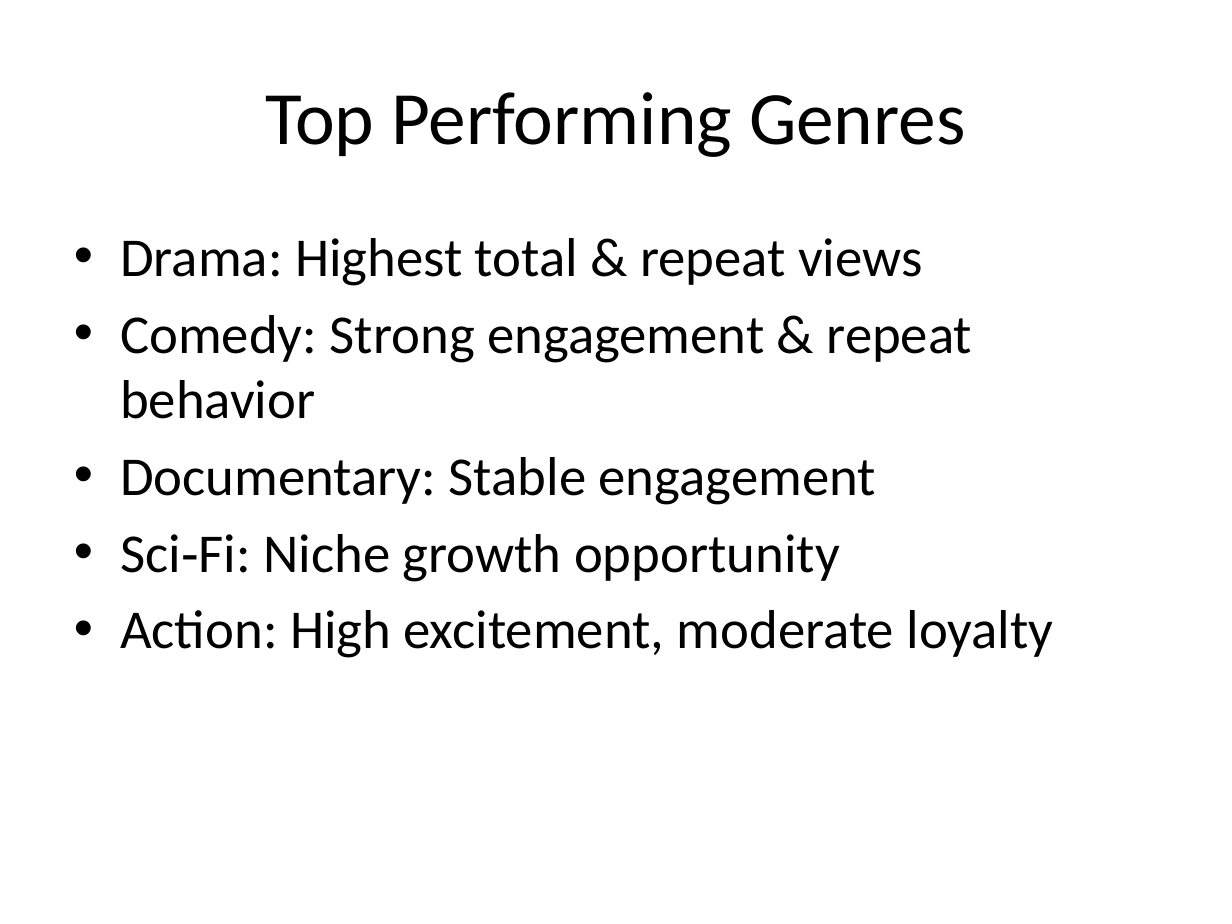
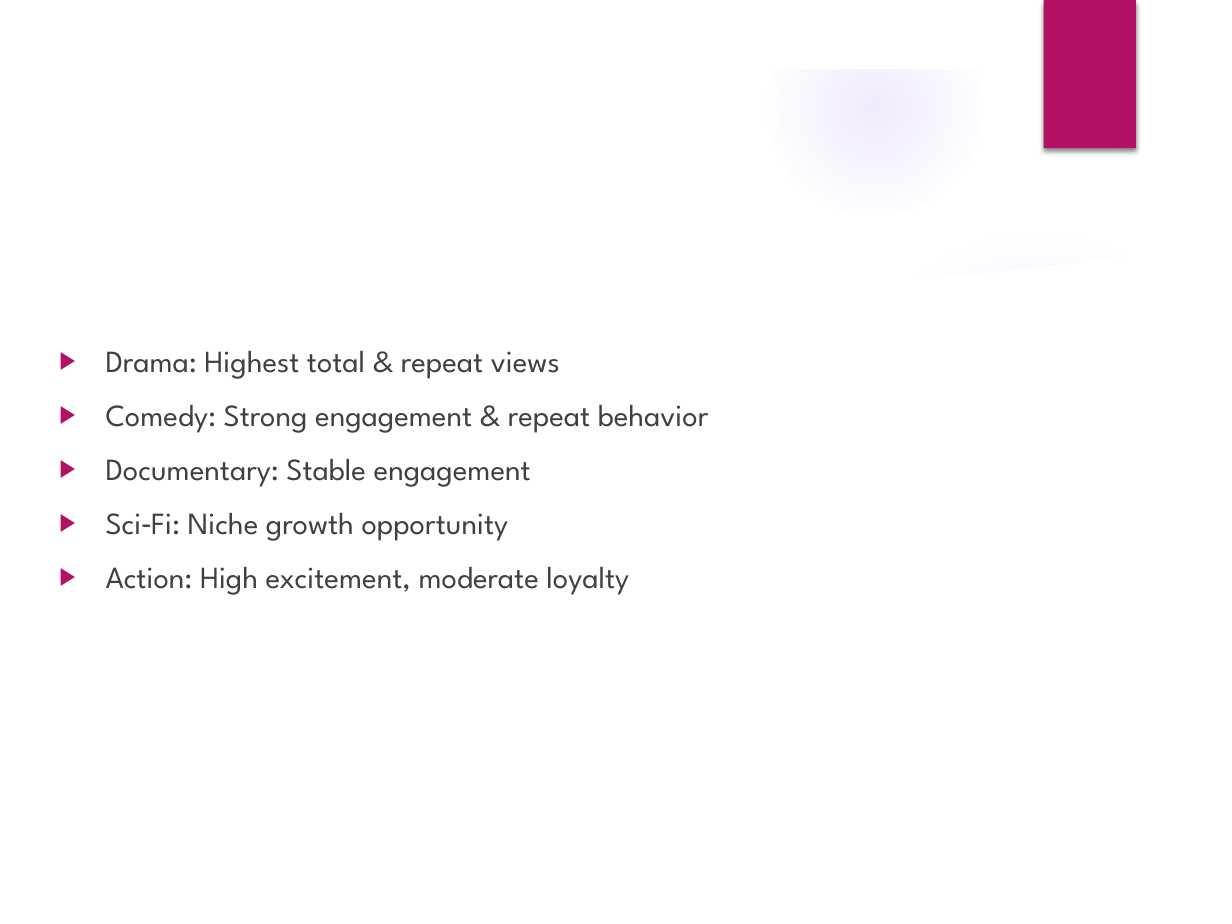
Before and after one commit to cwalton133/utilizing-viewers-engagement-for-strategic-content-investment-media-entertainment, a slide deck: slide 3 of slides/StreamWave_CSuite_Content_Strategy.pptx. Drawn at 1232x924 pixels with LibreOffice and Linux fonts; fonts in the diff are those of the drawing; background and template pictures are left out. Boxes give left, top, right and bottom in pixels: in the first picture for what was removed or moved away, otherwise in the second. Text is boxed around its words. In the diff, an @@ line names an element or a change of style, - is before the commit and + after.

```diff
--- a/slides/StreamWave_CSuite_Content_Strategy.pptx
+++ b/slides/StreamWave_CSuite_Content_Strategy.pptx
@@ group added at [0,0,1232,924]: 4 ellipses, 3 freeform shapes @@
@@ rectangle added at [1044,0,1136,148], fill #B31166 @@
@@ title "Top Performing Genres": place and size @@
-title "Top Performing Genres" at [265,92,966,157]
+title "Top Performing Genres" at [117,124,972,221]
@@ title "Top Performing Genres" at [117,124,972,221]: size 44 to 32 pt, font Calibri to League Spartan, text colour #000000 to #FFFFFF; alignment centre to left @@
@@ text "Drama: Highest total & repeat ...": place and size @@
-text "Drama: Highest total & repeat ..." at [120,238,1054,658]
+text "Drama: Highest total & repeat ..." at [106,351,709,595]
@@ text "Drama: Highest total & repeat ..." at [106,351,709,595]: size 32 to 18 pt, font Calibri to League Spartan, text colour #000000 to #404040; bullet • to ▶; more space between paragraphs @@
```
Also in this commit, not shown: 7 other slides changed.
